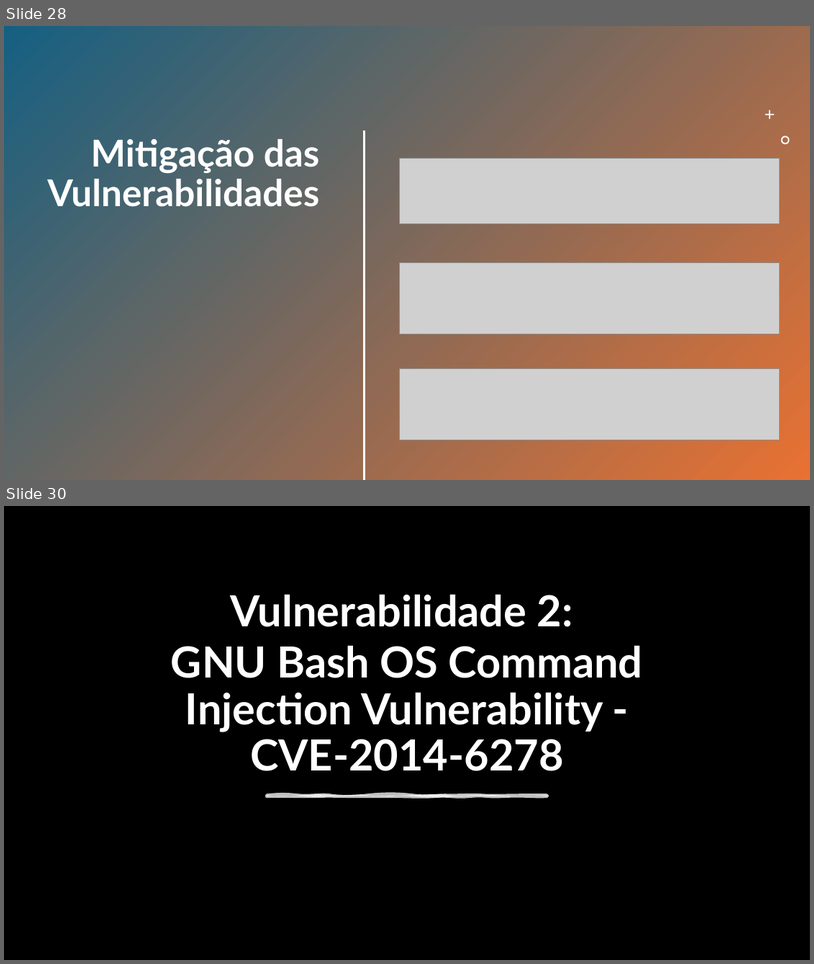
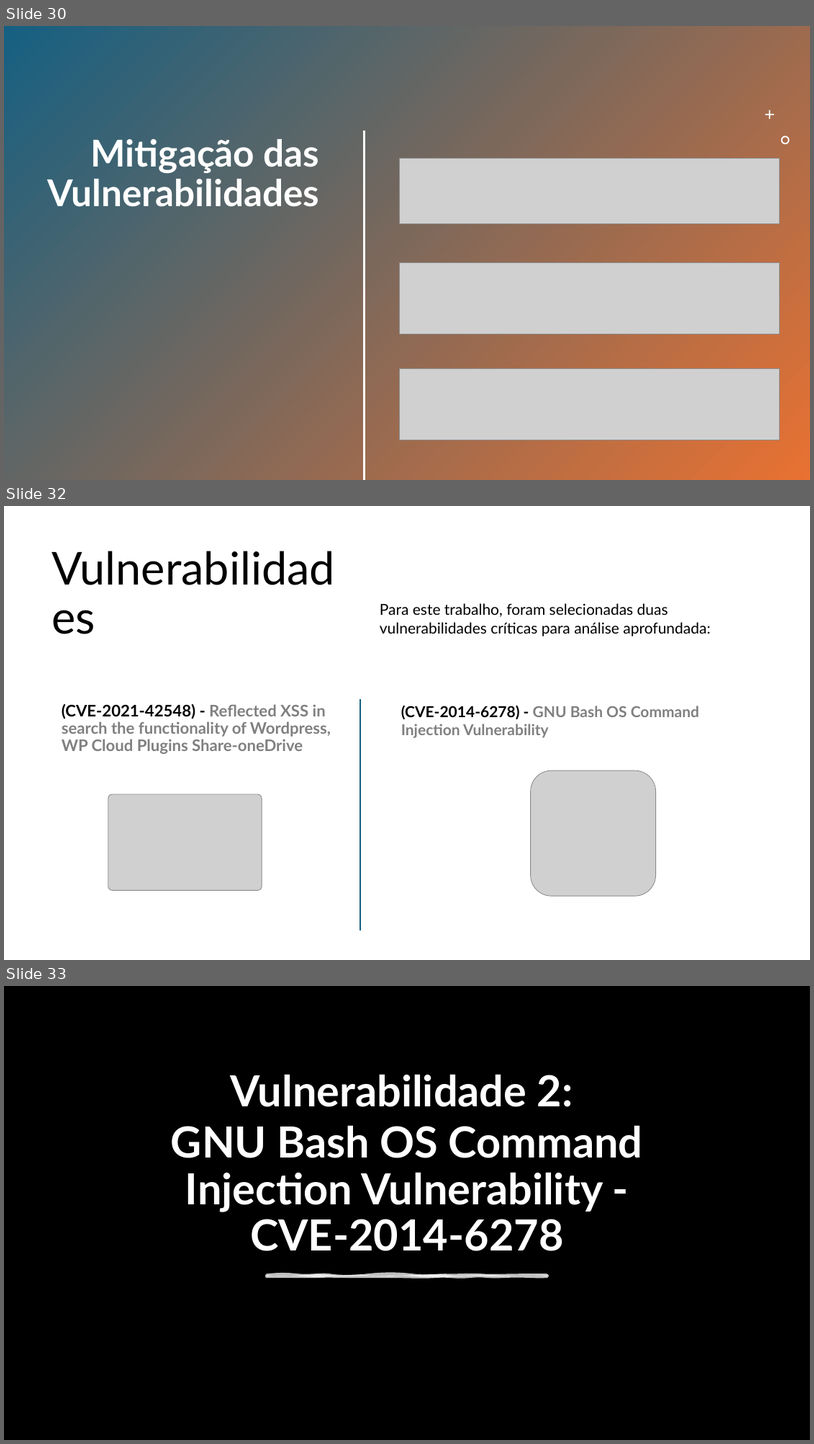
Before and after one commit to ATMD4/CiberWork, a slide deck: Análise de Vulnerabilidades.pptx. Shown one above the other, each under a label of ours: slides 28 and 30 before the commit, slides 30, 32 and 33 after it; the slides between them are not shown. The pictures are 814x964 and 814x1444 pixels, drawn with LibreOffice and Linux fonts; fonts in the diff are those of the drawing; grey boxes stand for pictures; background and template pictures are left out; a plain dark background stands for a picture behind light text. Boxes give left, top, right and bottom in pixels: in the first picture for what was removed or moved away, otherwise in the second. Text is boxed around its words. In the diff, an @@ line names an element or a change of style, - is before the commit and + after.

```diff
--- a/Análise de Vulnerabilidades.pptx
+++ b/Análise de Vulnerabilidades.pptx
@@ slide 32 added at (4,506,810,960), background #FFFFFF @@
@@ title added at (46,548,365,646), 54 pt, text #000000 @@
+Vulnerabilidades
@@ text added at (380,603,710,636), 18 pt, text #000000 @@
+Para este trabalho, foram selecionadas duas vulnerabilidades críticas para análise aprofundada:
@@ line added from (361, 699) to (361, 930), #156082 1.5 pt @@
@@ text added at (62,704,331,754), 19 pt, text #808080, bold @@
+  (CVE-2021-42548) - Reflected XSS in search the functionality of Wordpress, WP Cloud Plugins Share-oneDrive
@@ text added at (401,705,700,738), 18 pt, text #808080, bold @@
+  (CVE-2014-6278) - GNU Bash OS Command Injection Vulnerability
@@ picture added at (531,770,656,896) @@
@@ picture added at (108,794,262,890) @@
@@ what was slide 28 is now slide 30 @@
@@ what was slide 30 is now slide 33 @@
```
Also in this commit, not shown: 5 slides changed, 4 other slides added, 2 slides removed.
